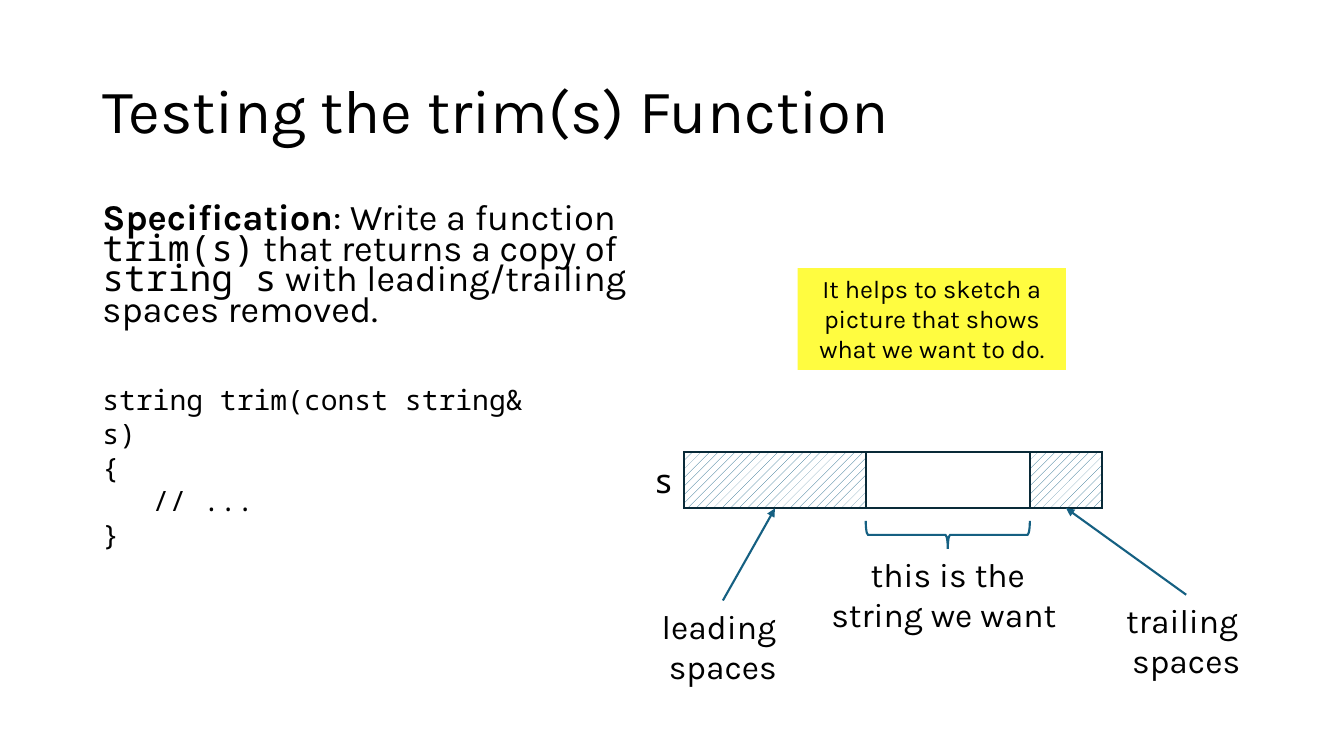
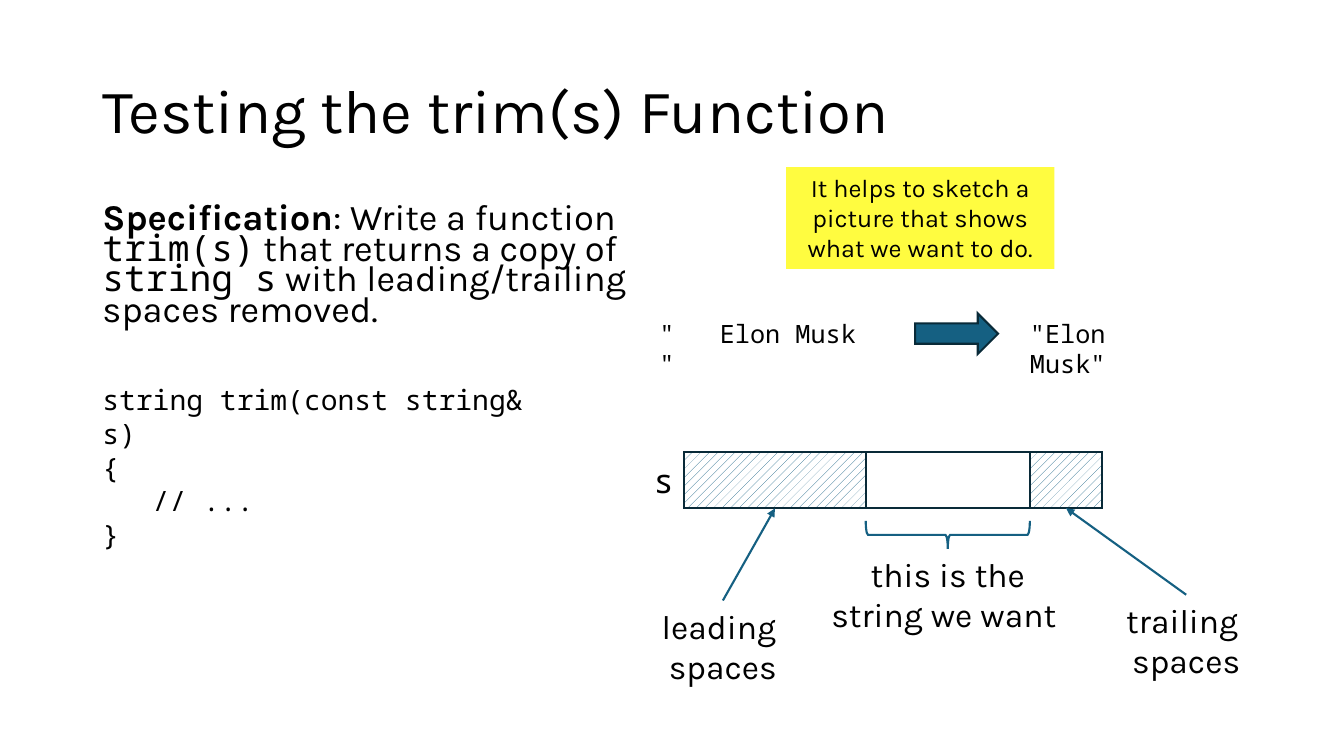
Before and after one commit to tjd1234/cmpt125spring2026, a slide deck: slide 63 of notes/week2/week2.pptx (slide 61 before the commit). Drawn at 1344x756 pixels with LibreOffice and Linux fonts; fonts in the diff are those of the drawing. Boxes give left, top, right and bottom in pixels: in the first picture for what was removed or moved away, otherwise in the second. Text is boxed around its words. In the diff, an @@ line names an element or a change of style, - is before the commit and + after.

```diff
--- a/notes/week2/week2.pptx
+++ b/notes/week2/week2.pptx
@@ rectangle "It helps to sketch a ..." moved from (x1=798, y1=268, x2=1066, y2=370) to (x1=786, y1=167, x2=1055, y2=269) @@
@@ text added at (x1=720, y1=324, x2=855, y2=344), 18 pt, text #000000 @@
+" Elon Musk "
@@ right arrow added at (x1=915, y1=314, x2=998, y2=354), fill #156082, outline #092A39 1.5 pt @@
@@ text added at (x1=1030, y1=324, x2=1106, y2=374), 18 pt, text #000000 @@
+"Elon Musk"
```
Also in this commit, not shown: 15 other slides changed, 2 slides added, 6 other files.
